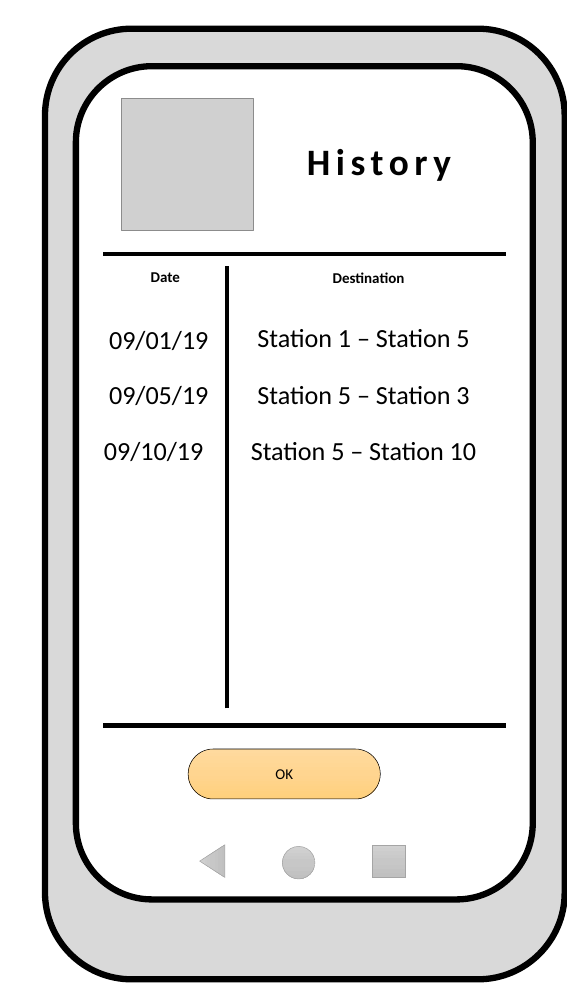
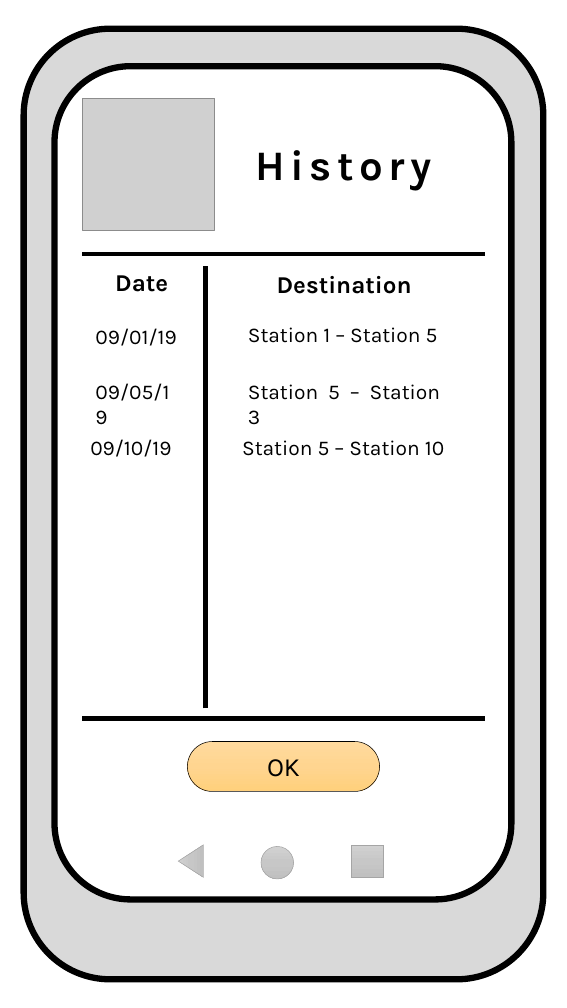
Before and after one commit to pmmanalang/userdes-SF181-A1-Manalang-Timo, a slide deck: slide 13 of Digital Mockup/Static-PrototypeVer.1.pptx. Drawn at 567x1008 pixels with LibreOffice and Linux fonts; fonts in the diff are those of the drawing; grey boxes stand for pictures; background and template pictures are left out. Boxes give left, top, right and bottom in pixels: in the first picture for what was removed or moved away, otherwise in the second. Text is boxed around its words. In the diff, an @@ line names an element or a change of style, - is before the commit and + after.

```diff
--- a/Digital Mockup/Static-PrototypeVer.1.pptx
+++ b/Digital Mockup/Static-PrototypeVer.1.pptx
@@ picture: place and size @@
-picture at (121, 98, 253, 231)
+picture at (82, 98, 215, 231)
@@ text "History": place and size @@
-text "History" at (307, 149, 451, 181)
+text "History" at (255, 150, 432, 191)
@@ text "History" at (255, 150, 432, 191): size 35.5 to 40 pt, font Calibri to Karla @@
@@ text "Date": place and size @@
-text "Date" at (151, 272, 180, 282)
+text "Date" at (115, 275, 168, 292)
@@ text "Date" at (115, 275, 168, 292): size 14.2 to 23 pt, font Calibri to Karla @@
@@ text "Destination" at (277, 276, 412, 294): size 14.2 to 23 pt, font Calibri to Karla @@
@@ text "Destination": place and size @@
-text "Destination" at (333, 272, 405, 283)
+text "Destination" at (277, 276, 412, 294)
@@ text "09/01/19": place and size @@
-text "09/01/19" at (109, 331, 208, 350)
+text "09/01/19" at (95, 328, 176, 346)
@@ text "Station 1 – Station 5": place and size @@
-text "Station 1 – Station 5" at (257, 329, 469, 348)
+text "Station 1 – Station 5" at (248, 327, 438, 343)
@@ text "09/05/19": place and size @@
-text "09/05/19" at (109, 386, 208, 405)
+text "09/05/19" at (95, 383, 169, 401)
@@ text "Station 5 – Station 3": place and size @@
-text "Station 5 – Station 3" at (257, 386, 469, 405)
+text "Station 5 – Station 3" at (248, 384, 441, 425)
@@ size 24.9 to 20 pt, font Calibri to Karla in 6 elements at (248, 327, 438, 343), (248, 384, 441, 425), (242, 440, 444, 456), (95, 328, 176, 346), (95, 383, 169, 401), (90, 439, 171, 457) @@
@@ text "09/10/19": place and size @@
-text "09/10/19" at (104, 442, 203, 461)
+text "09/10/19" at (90, 439, 171, 457)
@@ text "Station 5 – Station 10": place and size @@
-text "Station 5 – Station 10" at (251, 442, 476, 461)
+text "Station 5 – Station 10" at (242, 440, 444, 456)
@@ line moved from (104, 725) - (507, 725) to (82, 718) - (485, 718) @@
@@ rounded rectangle "OK": place and size @@
-rounded rectangle "OK" at (188, 749, 380, 799)
+rounded rectangle "OK" at (187, 742, 380, 792)
@@ rounded rectangle "OK" at (187, 742, 380, 792): size 14.2 to 25 pt, font Calibri to Karla @@
@@ 2 lines, 1 freeform shape, 1 triangle, 1 rectangle, 1 ellipse: place and size @@
-2 lines, 1 freeform shape, 1 triangle, 1 rectangle, 1 ellipse at (45, 29, 565, 979)
+2 lines, 1 freeform shape, 1 triangle, 1 rectangle, 1 ellipse at (23, 29, 543, 979)
```
Also in this commit, not shown: 3 other slides changed, 4 slides added, 2 slides removed.
